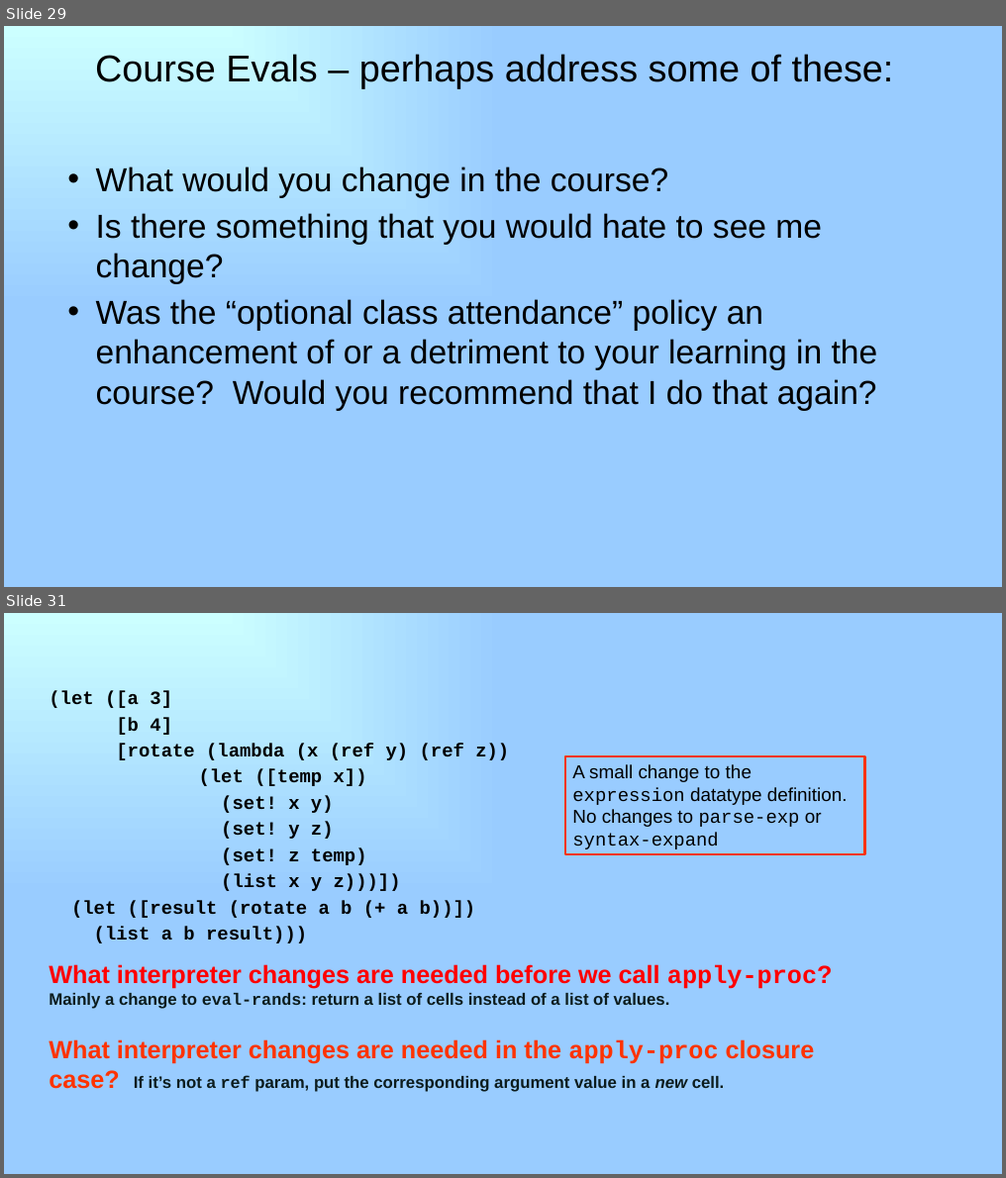
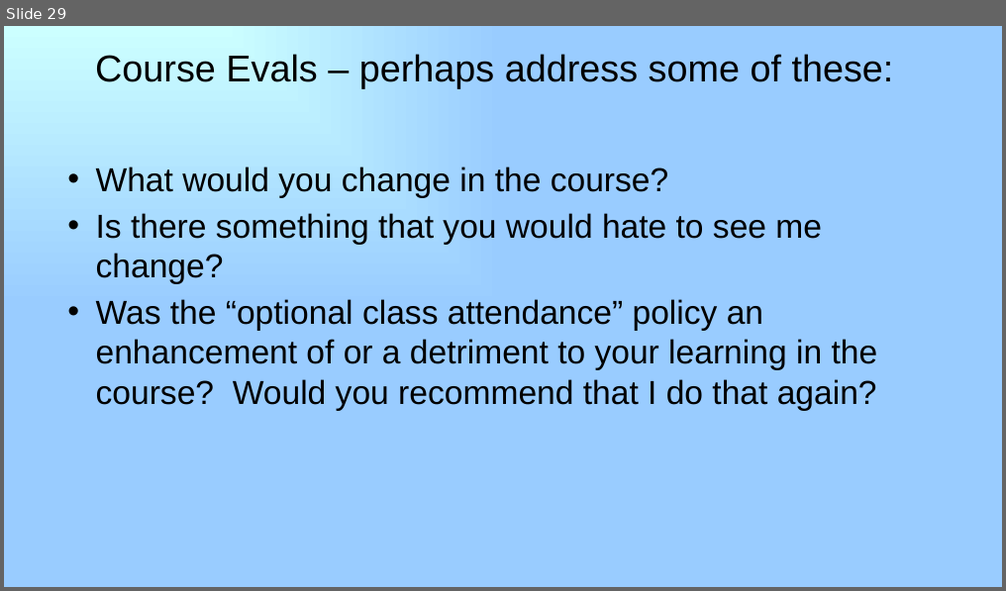
Before and after one commit to RHIT-CSSE/csse304, a slide deck: ClassMaterials/RefParamsCorountines/37_refParams_coroutines.pptx. Shown one above the other, each under a label of ours: slides 29 and 31 before the commit, slide 29 after it; the slides between them are not shown. The pictures are 1006x1178 and 1006x591 pixels, drawn with LibreOffice and Linux fonts; fonts in the diff are those of the drawing. Boxes give left, top, right and bottom in pixels: in the first picture for what was removed or moved away, otherwise in the second. Text is boxed around its words. In the diff, an @@ line names an element or a change of style, - is before the commit and + after.

Commit message:
moving ref params earlier

```diff
--- a/ClassMaterials/RefParamsCorountines/37_refParams_coroutines.pptx
+++ b/ClassMaterials/RefParamsCorountines/37_refParams_coroutines.pptx
@@ slide 31 removed at [4,613,1002,1174], background gradient #CCFFFF to #99CCFF @@
@@ text removed at [49,691,833,1092] @@
-(let ([a 3]
-[b 4]
-[rotate (lambda (x (ref y) (ref z))
-(let ([temp x])
-(set! x y)
-(set! y z)
-(set! z temp)
-(list x y z)))])
-(let ([result (rotate a b (+ a b))])
-(list a b result)))
-What interpreter changes are needed before we call apply-proc? Mainly a change to eval-rands: return a list of cells instead of a list of values.
-What interpreter changes are needed in the apply-proc closure case? If it’s not a ref param, put the corresponding argument value in a new cell.
@@ rectangle removed at [565,757,865,855] @@
-A small change to the expression datatype definition.
-No changes to parse-exp or syntax-expand
```
Also in this commit, not shown: 3 other slides removed, 2 other files.
